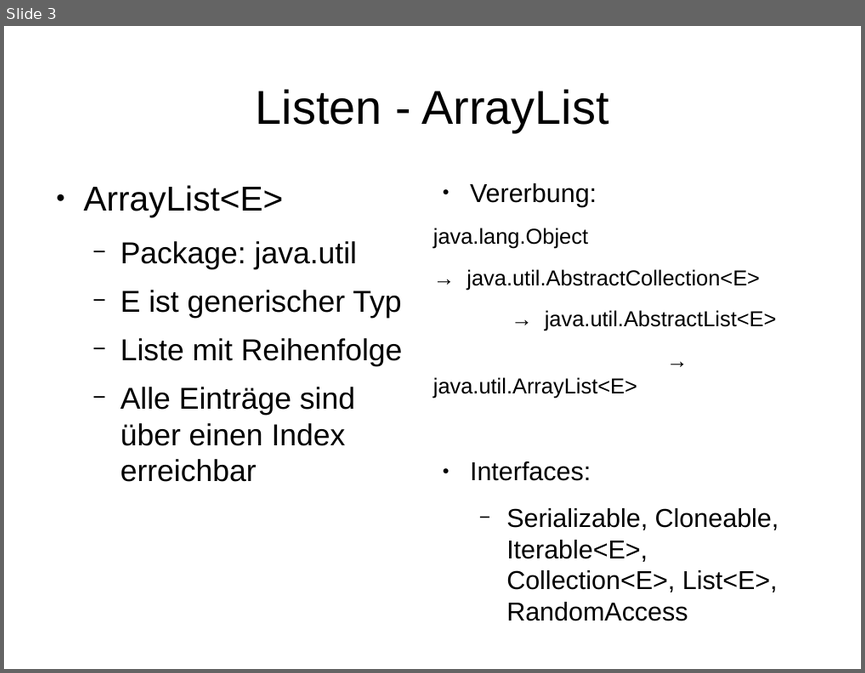
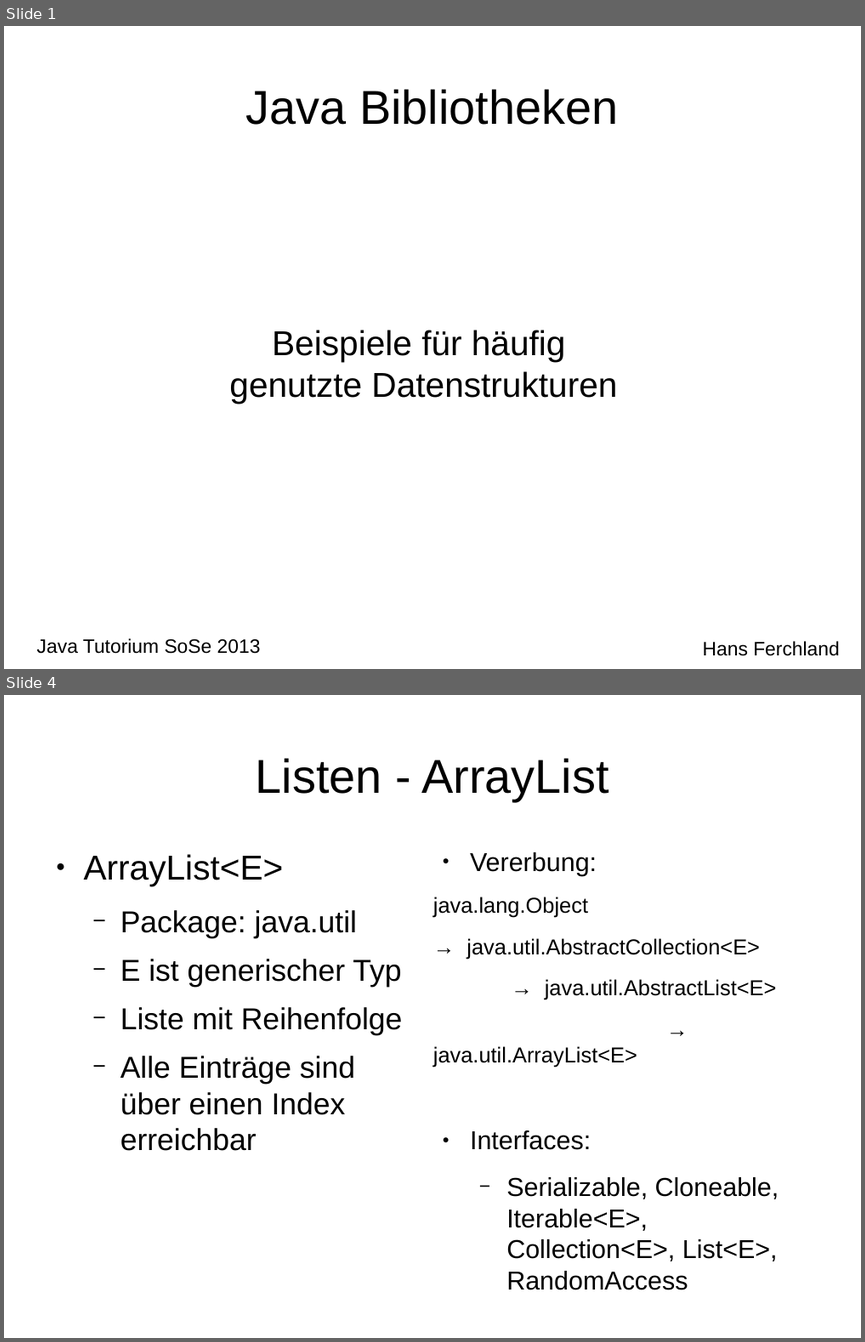
Before and after one commit to gormed/tutorium, a slide deck: Java_Documentation_Slides.odp. Shown one above the other, each under a label of ours: slide 3 before the commit, slides 1 and 4 after it; the slides between them are not shown. The pictures are 865x673 and 865x1342 pixels, drawn with LibreOffice and Linux fonts; fonts in the diff are those of the drawing. Boxes give left, top, right and bottom in pixels: in the first picture for what was removed or moved away, otherwise in the second. Text is boxed around its words. In the diff, an @@ line names an element or a change of style, - is before the commit and + after.

```diff
--- a/Java_Documentation_Slides.odp
+++ b/Java_Documentation_Slides.odp
@@ slide 1 added at (4, 26, 861, 669), background #FFFFFF @@
@@ title added at (246, 89, 618, 125), 44 pt, text #000000 @@
+Java Bibliotheken
@@ subtitle added at (229, 329, 617, 403), 32 pt, text #000000 @@
+Beispiele für häufig
+genutzte Datenstrukturen
@@ text added at (37, 638, 261, 653), 18 pt, text #000000 @@
+Java Tutorium SoSe 2013
@@ text added at (703, 641, 840, 656), 18 pt, text #000000 @@
+Hans Ferchland
@@ what was slide 3 is now slide 4 @@
```
Also in this commit, not shown: 1 slide changed, 9 other slides added, 1 slide removed, 2 other files.
